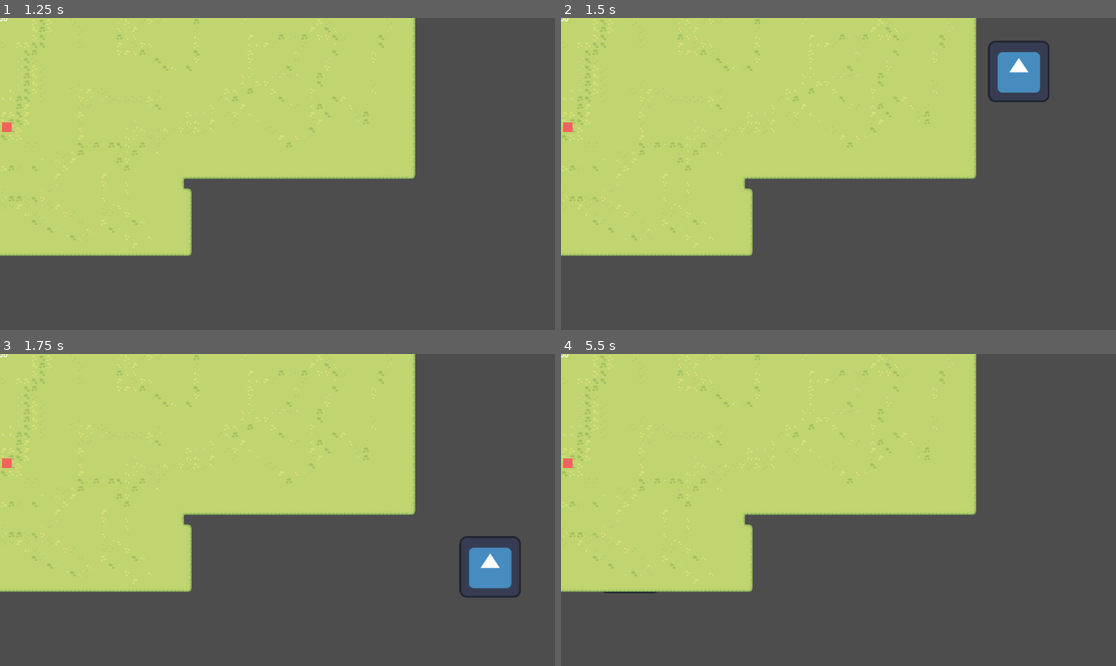
Above: before the commit, frames 1-4 (two rows, left to right).
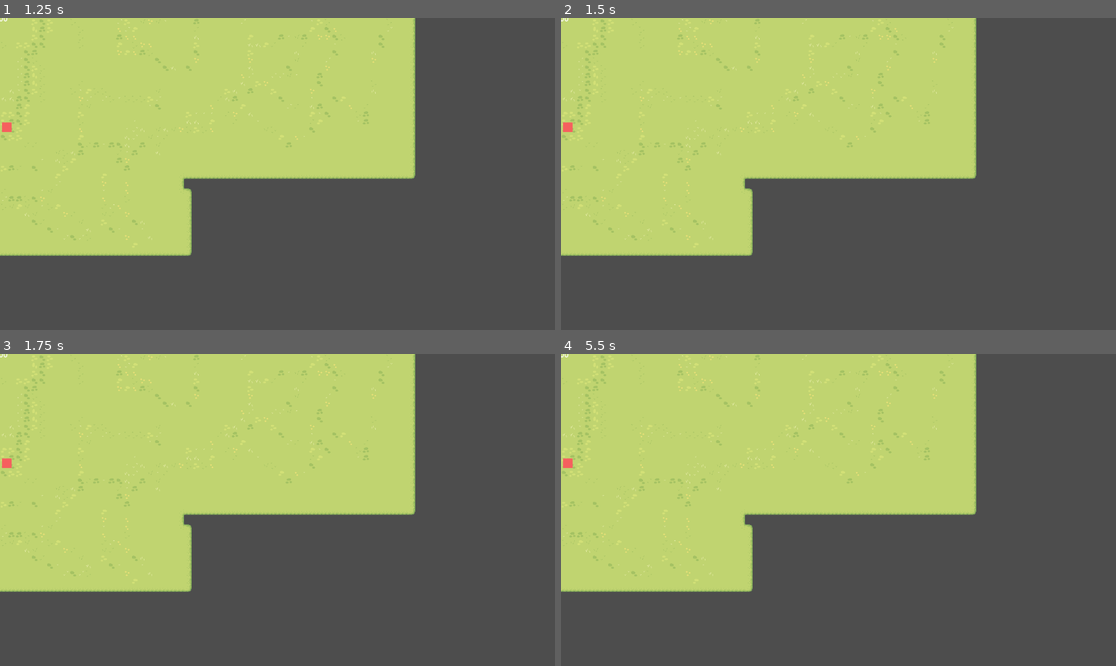
Above: after the commit, the same moments.

Repository: pick-ax-e/Mini-Jam-156-Jame-Gam-29
Game: Godot game, scene res://scenes/main.tscn
Same seed, same stepped clock (60 frames per second), same inputs: the game is played once before the commit and once after it. The engine's default icon, where the game draws it, is replaced by a stand-in: a white triangle on a blue panel in a dark square.
Inputs:
- Up to frame 1 (1.25 s): tap Enter at 0.5 s; hold D (moveRight) from 0.53 s (still down)
- Up to frame 2 (1.5 s): tap Space at 1.25 s; release D (moveRight) at 1.28 s; hold S (moveBack) from 1.28 s (still down)
- Up to frame 3 (1.75 s): keep holding S (moveBack)
- Up to frame 4 (5.5 s): release S (moveBack) at 2.03 s; hold D (moveRight) 2.03-2.78 s; tap Enter at 2.75, 4.25 s; hold W (moveForward) 2.78-3.53 s; tap Space at 3.5, 5 s; hold A (moveLeft) 3.53-5.03 s; hold S (moveBack) from 5.03 s (still down)

Frame 1 is identical in both runs. In frame 2, 1.3% of the frame differs, in the area x 76-88%, y 7-27%; in frame 3, 1.3%, in the area x 82-94%, y 58-79%; in frame 4, less than 0.1%.
Error in both runs: Invalid access to property or key 'position' on a base object of type 'null instance'. (res://scripts/enemy/basic_enemy.gd:26)

Commit message:
added animations? or did i?

Diff:
--- a/scenes/player.tscn
+++ b/scenes/player.tscn
@@ -1,7 +1,6 @@
-[gd_scene load_steps=4 format=3 uid="uid://d26nxoa5ym6p8"]
+[gd_scene load_steps=3 format=3 uid="uid://d26nxoa5ym6p8"]
 
 [ext_resource type="Script" path="res://scripts/Player/player.gd" id="1_8721r"]
-[ext_resource type="Texture2D" uid="uid://cbdwirbd3w24k" path="res://resources/icon.svg" id="2_tso0n"]
 
 [sub_resource type="CircleShape2D" id="CircleShape2D_u3b3p"]
 radius = 63.2851
@@ -10,9 +9,7 @@
 collision_layer = 4
 script = ExtResource("1_8721r")
 
-[node name="Sprite2D" type="Sprite2D" parent="."]
-rotation = -6.28319
-texture = ExtResource("2_tso0n")
-
 [node name="CollisionShape2D" type="CollisionShape2D" parent="."]
 shape = SubResource("CircleShape2D_u3b3p")
+
+[node name="AnimatedSprite2D" type="AnimatedSprite2D" parent="."]
